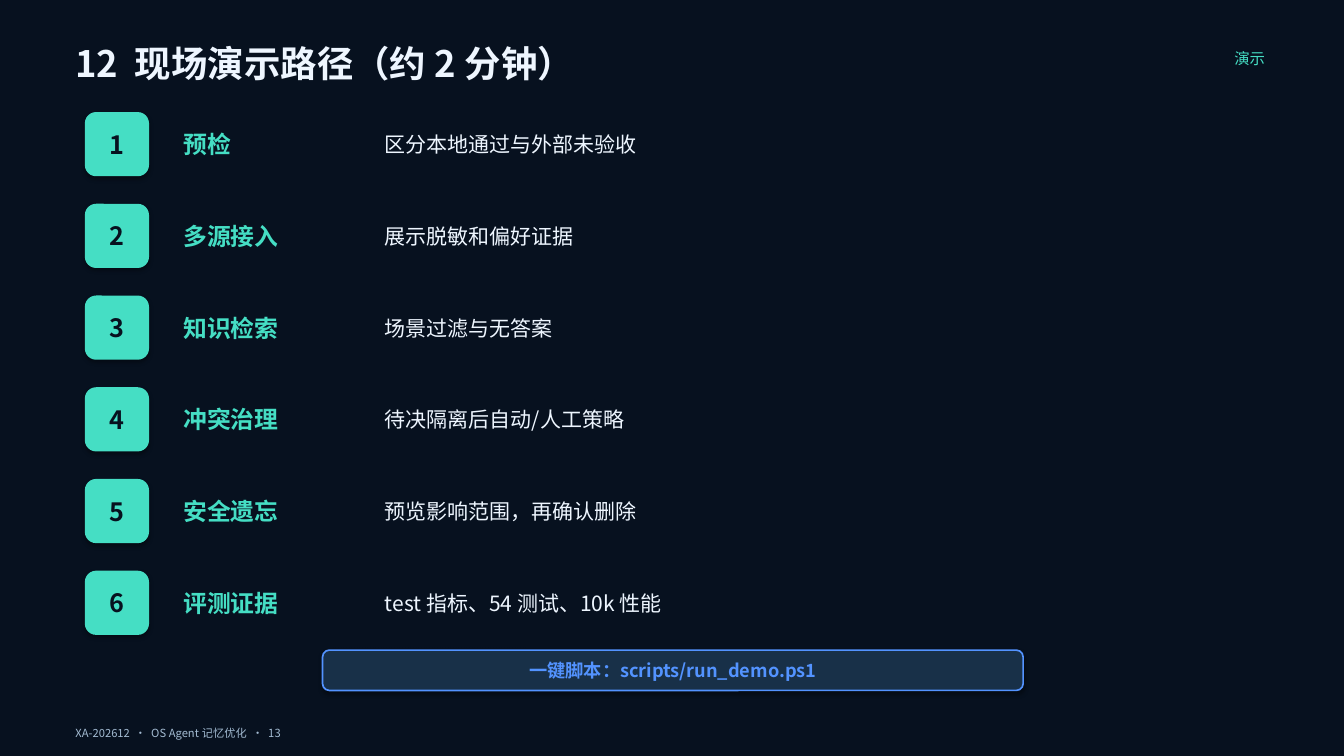
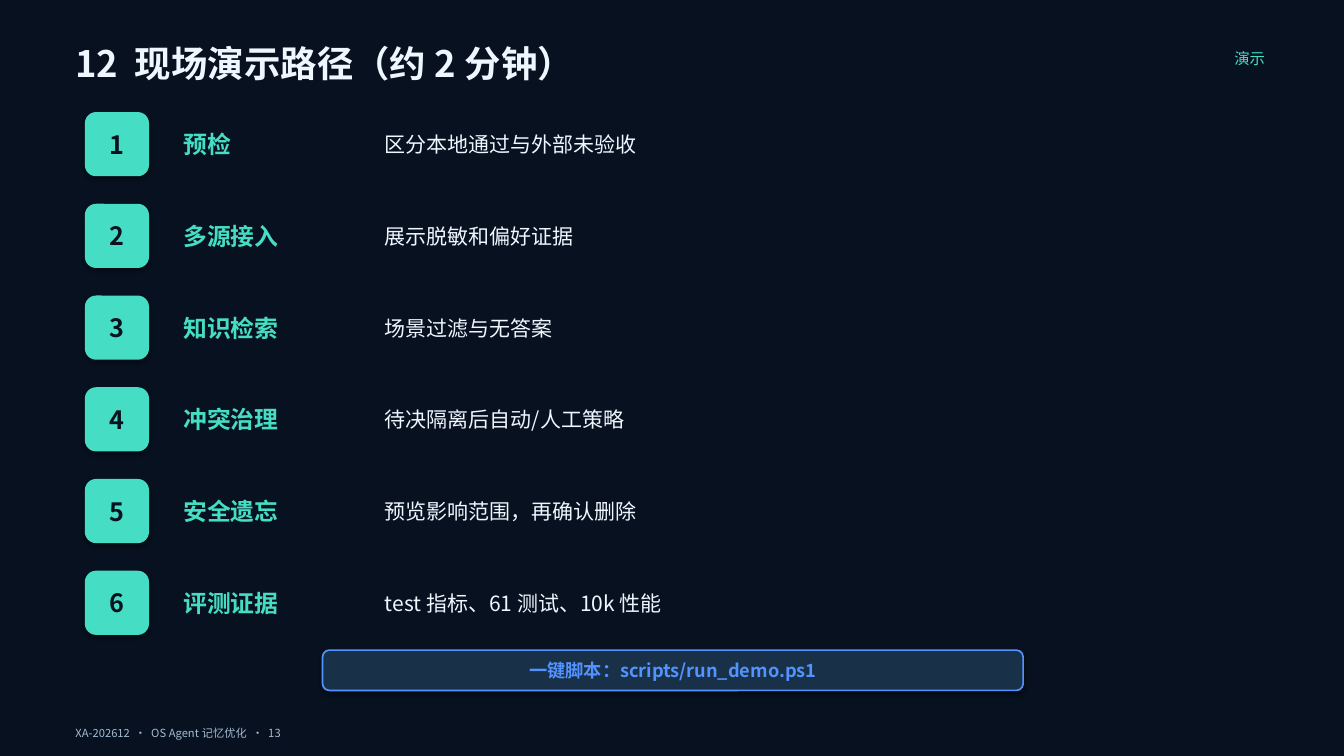
Before and after one commit to chanehwibo/tiaobei, a slide deck: slide 13 of deliverables/ppt/OS_Agent_记忆优化_答辩稿.pptx. Drawn at 1344x756 pixels with LibreOffice and Linux fonts; fonts in the diff are those of the drawing. Boxes give left, top, right and bottom in pixels: in the first picture for what was removed or moved away, otherwise in the second. Text is boxed around its words. In the diff, an @@ line names an element or a change of style, - is before the commit and + after.

```diff
--- a/deliverables/ppt/OS_Agent_记忆优化_答辩稿.pptx
+++ b/deliverables/ppt/OS_Agent_记忆优化_答辩稿.pptx
@@ text at <box>385,593,662,613</box>: text changed @@
-test 指标、54 测试、10k 性能
+test 指标、61 测试、10k 性能
```
Also in this commit, not shown: 3 other slides changed, 20 other files.
